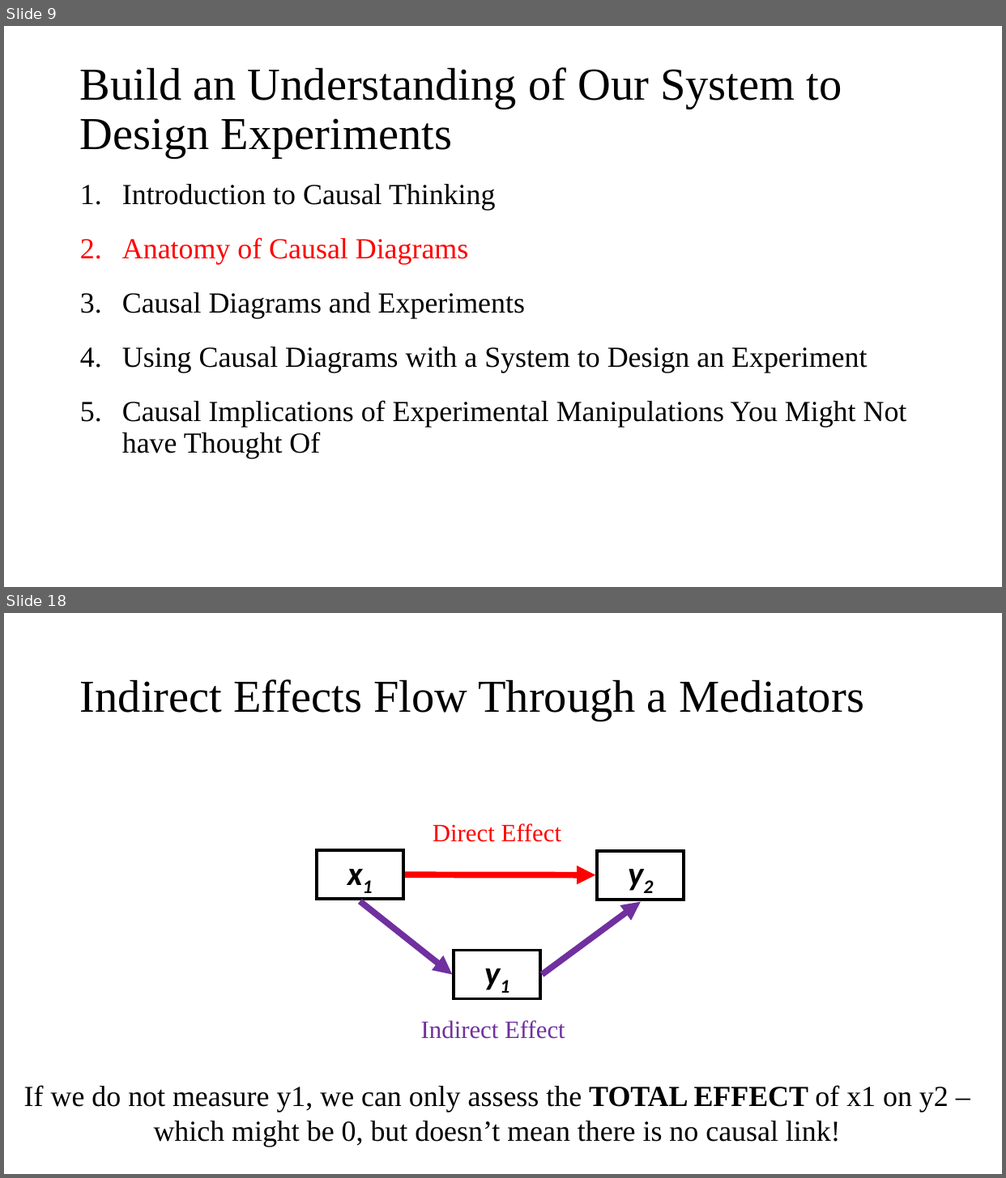
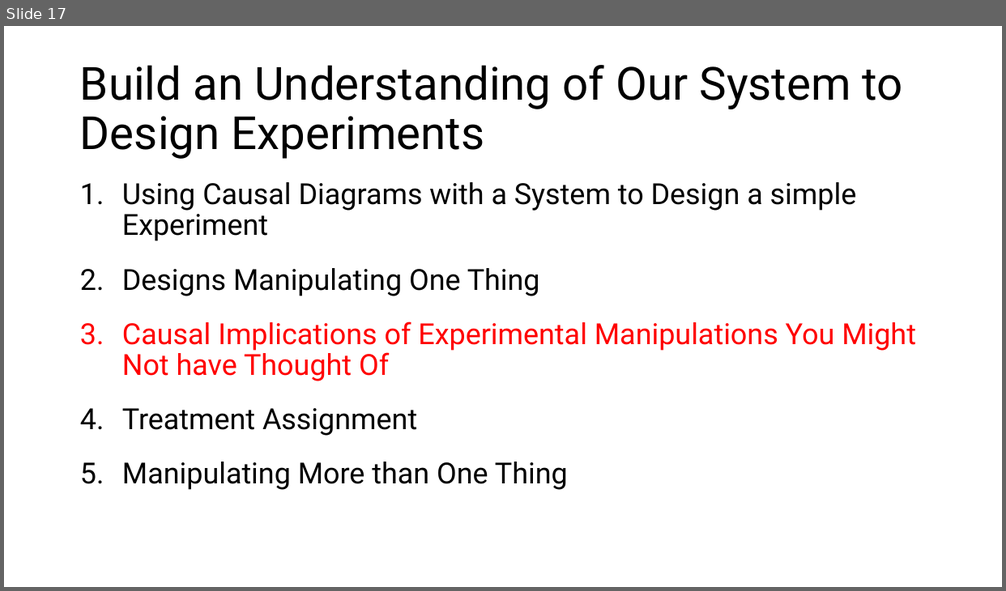
Before and after one commit to biol607/biol607.github.io, a slide deck: lectures/causality_experiments.pptx. Shown one above the other, each under a label of ours: slides 9 and 18 before the commit, slide 17 after it; the slides between them are not shown. The pictures are 1006x1178 and 1006x591 pixels, drawn with LibreOffice and Linux fonts; fonts in the diff are those of the drawing. Boxes give left, top, right and bottom in pixels: in the first picture for what was removed or moved away, otherwise in the second. Text is boxed around its words. In the diff, an @@ line names an element or a change of style, - is before the commit and + after.

Commit message:
Updating expt design lecture

```diff
--- a/lectures/causality_experiments.pptx
+++ b/lectures/causality_experiments.pptx
@@ slide 18 removed at box(4, 613, 1002, 1174), background #FFFFFF @@
@@ title removed at box(80, 679, 864, 721) @@
-Indirect Effects Flow Through a Mediators
@@ text removed at box(432, 824, 562, 842) @@
-Direct Effect
@@ rectangle removed at box(317, 850, 404, 899) @@
-x1
@@ rectangle removed at box(598, 851, 684, 900) @@
-y2
@@ arrow removed from (405, 875) to (595, 875) @@
@@ arrow removed from (360, 901) to (453, 974) @@
@@ arrow removed from (543, 974) to (641, 902) @@
@@ rectangle removed at box(454, 951, 541, 999) @@
-y1
@@ text removed at box(421, 1020, 565, 1039) @@
-Indirect Effect
@@ text removed at box(24, 1085, 912, 1148) @@
-If we do not measure y1, we can only assess the TOTAL EFFECT of x1 on y2 – which might be 0, but doesn’t mean there is no causal link!
@@ what was slide 9 is now slide 17 @@
@@ slide 17 changed as well @@
@@ title "Build an Understanding of Our ..." at box(80, 65, 903, 159): font Times New Roman to Roboto @@
@@ text at box(122, 182, 857, 297): text changed; font Times New Roman to Roboto @@
-1. Introduction to Causal Thinking
-2. Anatomy of Causal Diagrams
-3. Causal Diagrams and Experiments
-4. Using Causal Diagrams with a System to Design an Experiment
+1. Using Causal Diagrams with a System to Design a simple Experiment
+2. Designs Manipulating One Thing
@@ text at box(122, 322, 916, 382): font Times New Roman to Roboto, text colour #000000 to #FF0000 in "Causal Implications of Experimental Manipulations You Might ..." @@
@@ text at box(122, 408, 568, 490): paragraphs added @@
+4. Treatment Assignment
+5. Manipulating More than One Thing
```
Also in this commit, not shown: 21 other slides changed, 25 slides added, 29 other slides removed.
